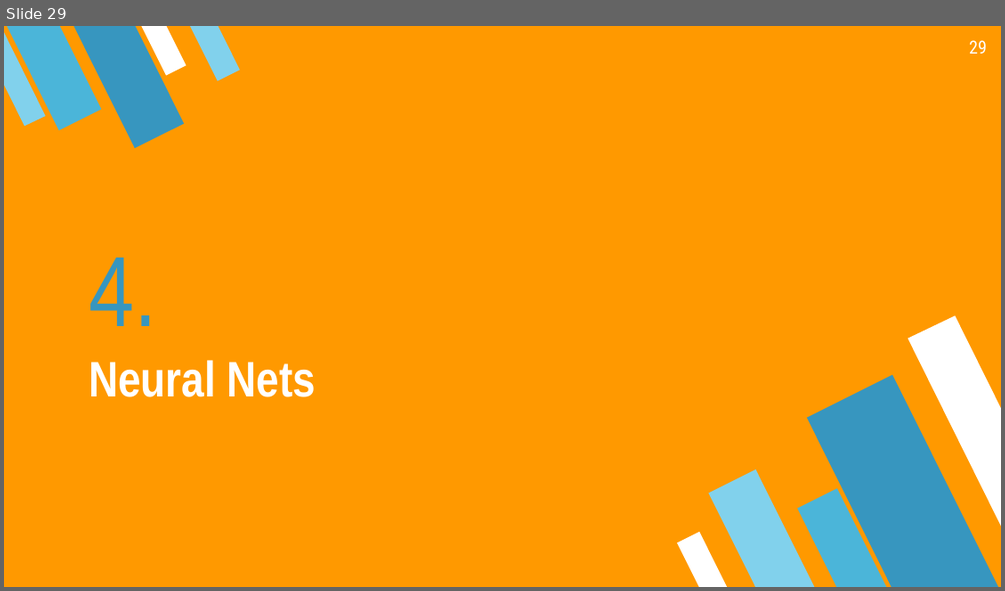
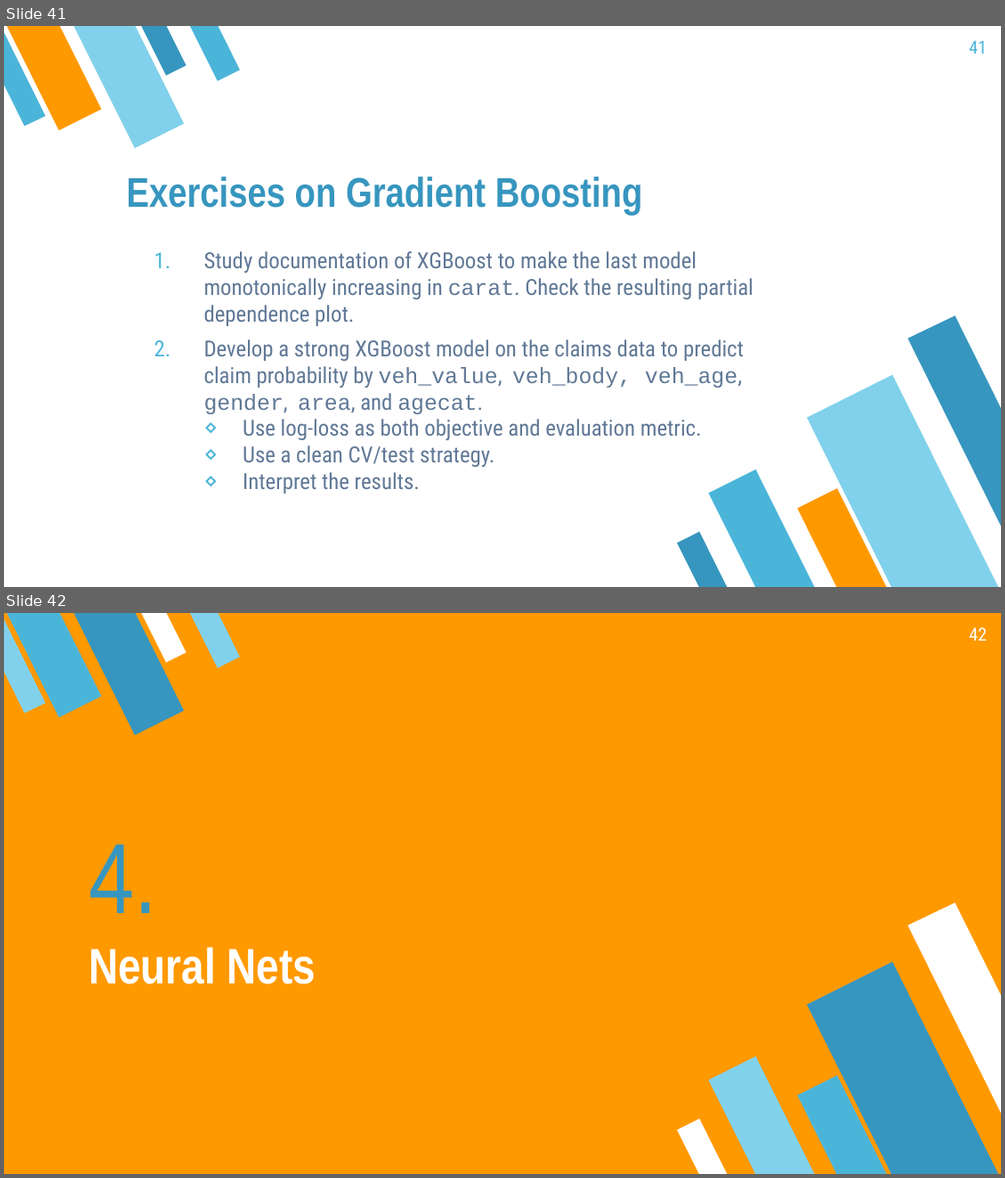
Before and after one commit to mayer79/ml_lecture, a slide deck: slides/DRAFT.pptx. Shown one above the other, each under a label of ours: slide 29 before the commit, slides 41 and 42 after it. The pictures are 1005x591 and 1005x1178 pixels, drawn with LibreOffice and Linux fonts; fonts in the diff are those of the drawing. Boxes give left, top, right and bottom in pixels: in the first picture for what was removed or moved away, otherwise in the second. Text is boxed around its words. In the diff, an @@ line names an element or a change of style, - is before the commit and + after.

```diff
--- a/slides/DRAFT.pptx
+++ b/slides/DRAFT.pptx
@@ slide 41 added at bbox=[4, 26, 1001, 587], background #FFFFFF @@
@@ group added at bbox=[4, 26, 240, 148]: 4 flow chart manual inputs, 1 freeform shape @@
@@ page number added at bbox=[969, 40, 987, 54], 13 pt, text #4BB5D9 @@
+41
@@ title added at bbox=[127, 176, 643, 216], 30 pt, text #3796BF, bold @@
+Exercises on Gradient Boosting
@@ text added at bbox=[204, 251, 753, 493], 16 pt, text #607896 @@
+1. Study documentation of XGBoost to make the last model monotonically increasing in carat. Check the resulting partial dependence plot.
+2. Develop a strong XGBoost model on the claims data to predict claim probability by veh_value, veh_body, veh_age, gender, area, and agecat.
+  ⋄ Use log-loss as both objective and evaluation metric.
+  ⋄ Use a clean CV/test strategy.
+  ⋄ Interpret the results.
@@ group added at bbox=[678, 315, 1001, 587]: 4 flow chart manual inputs, 1 freeform shape @@
@@ what was slide 29 is now slide 42 @@
@@ page number at bbox=[969, 627, 987, 641]: text changed @@
-29
+42
```
Also in this commit, not shown: 3 slides changed, 12 other slides added, 3 other files.
